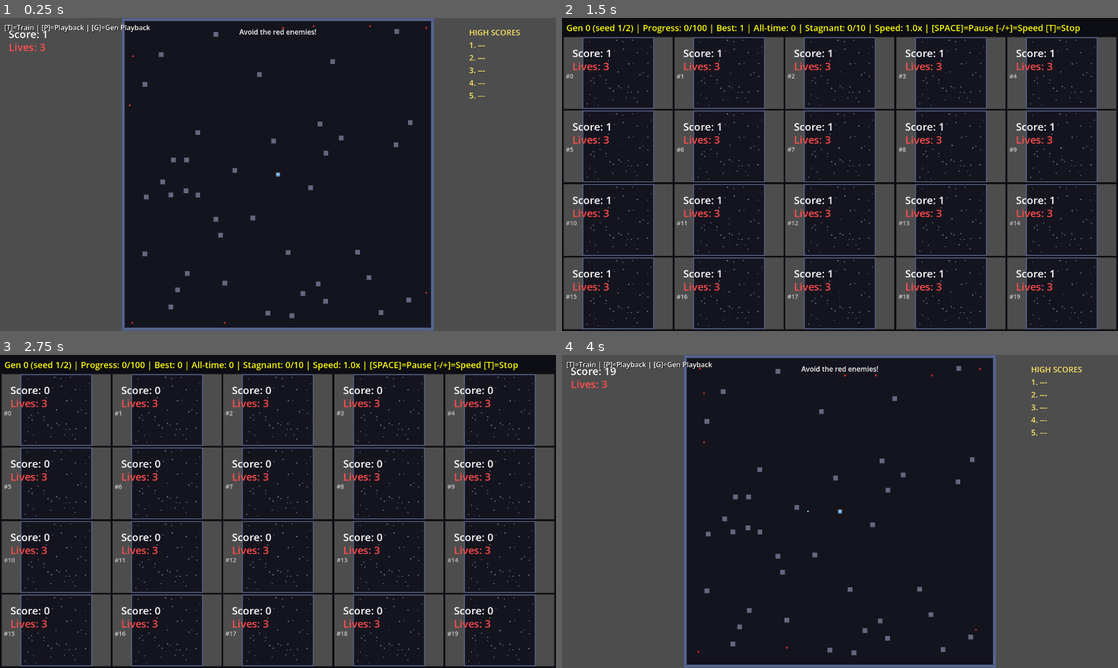
Above: before the commit, frames 1-4 (two rows, left to right).
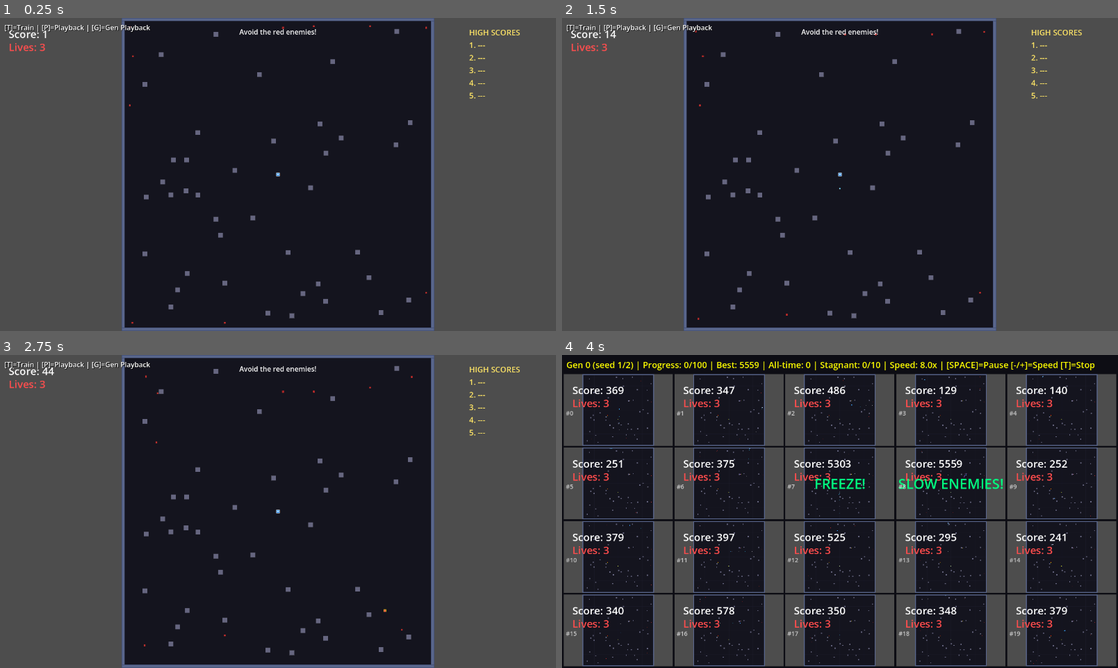
Above: after the commit, the same moments.

Repository: aryavolkan/evolve
Game: Godot game, scene res://main.tscn
Two runs of this game, one before a commit and one after it. Both use one fixed random seed, a clock stepped at 60 frames per second and the inputs below.
Inputs:
- Up to frame 1 (0.25 s): no input
- Up to frame 2 (1.5 s): tap Enter (ui_accept) at 0.5, 0.77 s; hold D (shoot_right) 0.53-1.28 s; hold T 0.53-1.28 s; tap Shift at 0.8, 1.35 s; hold S (shoot_down) from 1.28 s (still down)
- Up to frame 3 (2.75 s): tap Enter (ui_accept) at 1.52 s; tap T at 1.55 s; release S (shoot_down) at 2.03 s; hold D (shoot_right) from 2.03 s (still down); hold T from 2.03 s (still down); tap Shift at 2.3 s
- Up to frame 4 (4 s): release D (shoot_right) at 2.78 s; release T at 2.78 s; hold W (shoot_up) 2.78-3.53 s; tap Shift at 2.85, 3.8 s; tap Enter (ui_accept) at 3.02, 3.77 s; tap T at 3.05 s; hold A (shoot_left) from 3.53 s (still down); hold P from 3.53 s (still down)

The runs differ from the first frame. In frame 1, less than 0.1% of the frame differs, in the area x 23-52%, y 2-13%; in frame 2, 51%; in frame 3, 51%; in frame 4, 51%, in the area x 0-100%, y 0-100%.

Commit message:
Add wandb sweep integration with parallel training support
- Add overnight-agent/ with Python sweep orchestration script
- Support multiple parallel agents with unique worker IDs
- Add /sweep skill for easy sweep management
- Update training_manager.gd to load time_scale from sweep config (default 8x)
- Support worker-specific metrics and config files for parallel runs
- Add threading and physics settings to project.godot

Co-Authored-By: Claude Opus 4.5 <noreply@anthropic.com>

Diff:
--- a/project.godot
+++ b/project.godot
@@ -19,10 +19,28 @@
 config/features=PackedStringArray("4.6", "Forward Plus")
 config/icon="res://icon.svg"
 
+[debug]
+
+settings/stdout/verbose_stdout=true
+
 [display]
 
 window/size/viewport_width=1280
 window/size/viewport_height=720
+
+[physics]
+
+common/physics_ticks_per_second=120
+common/max_physics_steps_per_frame=16
+
+[rendering]
+
+driver/threads/thread_model=2
+textures/canvas_textures/default_texture_filter=0
+
+[threading]
+
+worker_pool/max_threads=8
 
 [input]
 
--- a/training_manager.gd
+++ b/training_manager.gd
@@ -42,6 +42,7 @@
 
 # Sweep config (loaded from file for hyperparameter search)
 var _sweep_config: Dictionary = {}
+var _worker_id: String = ""  # Worker ID for parallel sweep runs
 
 # Stats
 var generation: int = 0
@@ -123,10 +124,26 @@
 func _load_sweep_config() -> void:
 	## Load hyperparameters from sweep config if available (for W&B sweeps)
 	_sweep_config.clear()
-	if not FileAccess.file_exists(SWEEP_CONFIG_PATH):
-		return
-
-	var file = FileAccess.open(SWEEP_CONFIG_PATH, FileAccess.READ)
+
+	# Check for worker ID from command line args
+	_worker_id = ""
+	for arg in OS.get_cmdline_user_args():
+		if arg.begins_with("--worker-id="):
+			_worker_id = arg.substr(12)  # len("--worker-id=") = 12
+			print("Worker ID: ", _worker_id)
+			break
+
+	# Try worker-specific config first, then fall back to default
+	var config_path = SWEEP_CONFIG_PATH
+	if _worker_id != "":
+		var worker_config_path = "user://sweep_config_%s.json" % _worker_id
+		if FileAccess.file_exists(worker_config_path):
+			config_path = worker_config_path
+
+	if not FileAccess.file_exists(config_path):
+		return
+
+	var file = FileAccess.open(config_path, FileAccess.READ)
 	if not file:
 		return
 
@@ -138,7 +155,7 @@
 		return
 
 	_sweep_config = json.data
-	print("Loaded sweep config: ", _sweep_config)
+	print("Loaded sweep config from %s: %s" % [config_path, _sweep_config])
 
 
 func start_training(pop_size: int = 100, generations: int = 100) -> void:
@@ -154,6 +171,7 @@
 	population_size = int(_sweep_config.get("population_size", pop_size))
 	max_generations = int(_sweep_config.get("max_generations", generations))
 	evals_per_individual = int(_sweep_config.get("evals_per_individual", evals_per_individual))
+	time_scale = float(_sweep_config.get("time_scale", 8.0))  # Default to 8x speed for training
 
 	var hidden_size = int(_sweep_config.get("hidden_size", 32))
 	var elite_count = int(_sweep_config.get("elite_count", 10))
@@ -706,7 +724,12 @@
 		"training_complete": training_complete,
 	}
 
-	var file = FileAccess.open("user://metrics.json", FileAccess.WRITE)
+	# Use worker-specific metrics file if worker ID is set
+	var metrics_path = "user://metrics.json"
+	if _worker_id != "":
+		metrics_path = "user://metrics_%s.json" % _worker_id
+
+	var file = FileAccess.open(metrics_path, FileAccess.WRITE)
 	if file:
 		file.store_string(JSON.stringify(metrics))
 		file.close()
Not shown, added: overnight-agent/ba.sh
Not shown, added: overnight-agent/overnight_evolve.py
Not shown, added: overnight-agent/personal.py
Not shown, added: overnight-agent/script.py
Not shown, added: overnight-agent/sweep.py
